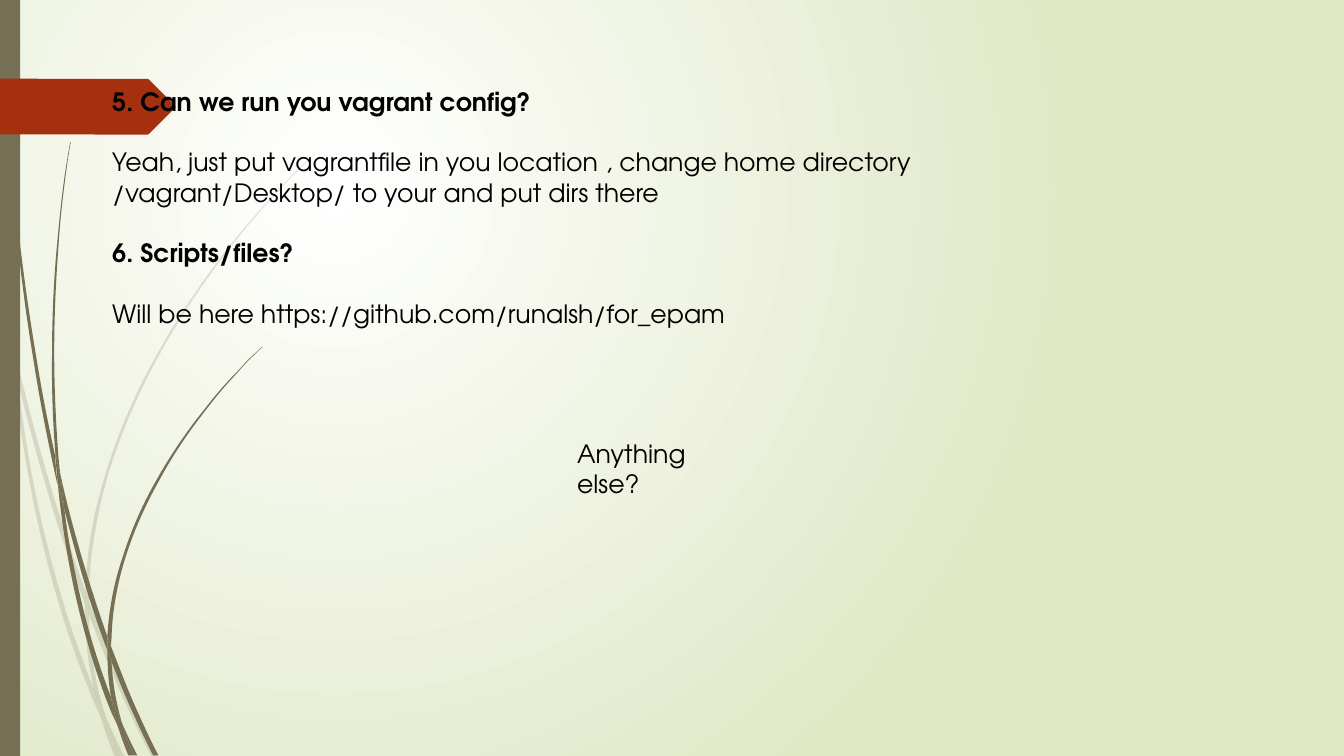
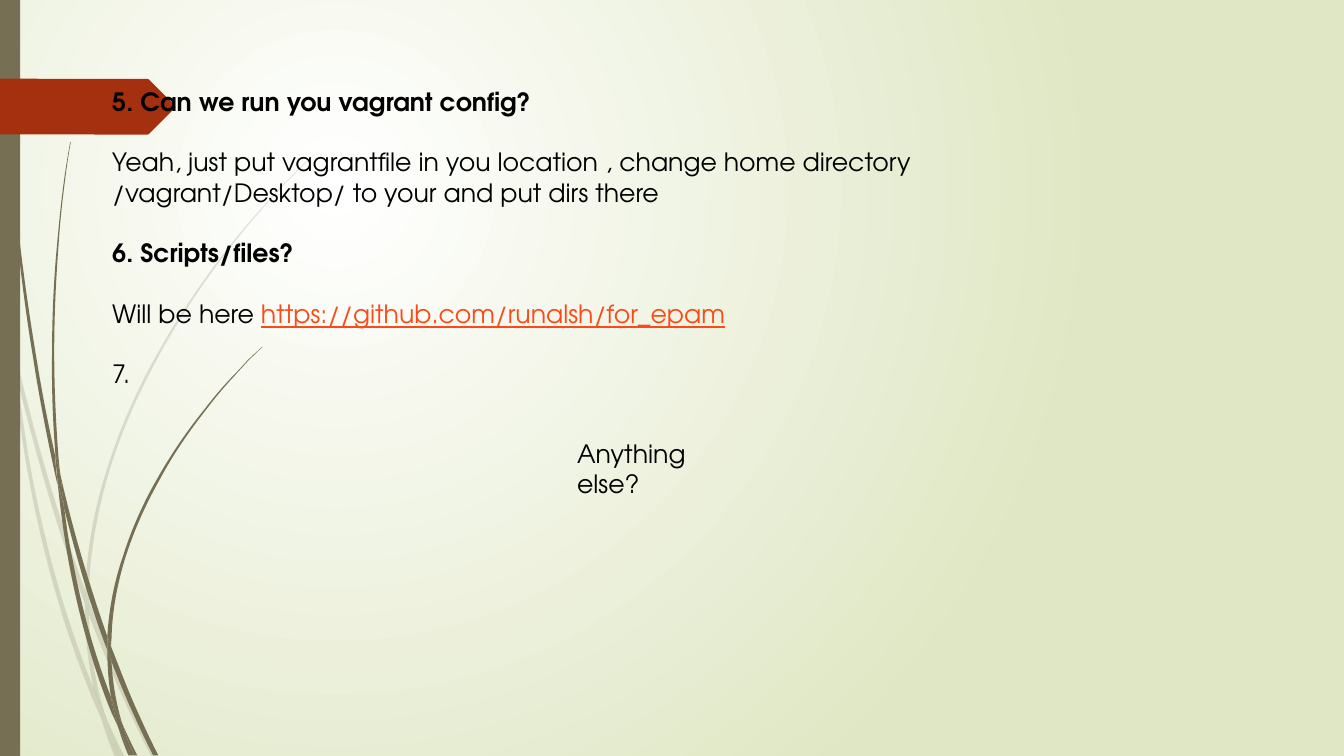
Before and after one commit to runalsh/epam-devops-school, a slide deck: slide 22 of ilnursh.pptx. Drawn at 1344x756 pixels with LibreOffice and Linux fonts; fonts in the diff are those of the drawing. Boxes give left, top, right and bottom in pixels: in the first picture for what was removed or moved away, otherwise in the second. Text is boxed around its words. In the diff, an @@ line names an element or a change of style, - is before the commit and + after.

```diff
--- a/ilnursh.pptx
+++ b/ilnursh.pptx
@@ text at (112, 304, 725, 329): text colour #000000 to #FB4A18, underline on in "https://github.com/runalsh/for_epam" @@
@@ text at (112, 364, 130, 383): paragraph added @@
+7.
```
Also in this commit, not shown: 2 other slides changed.
